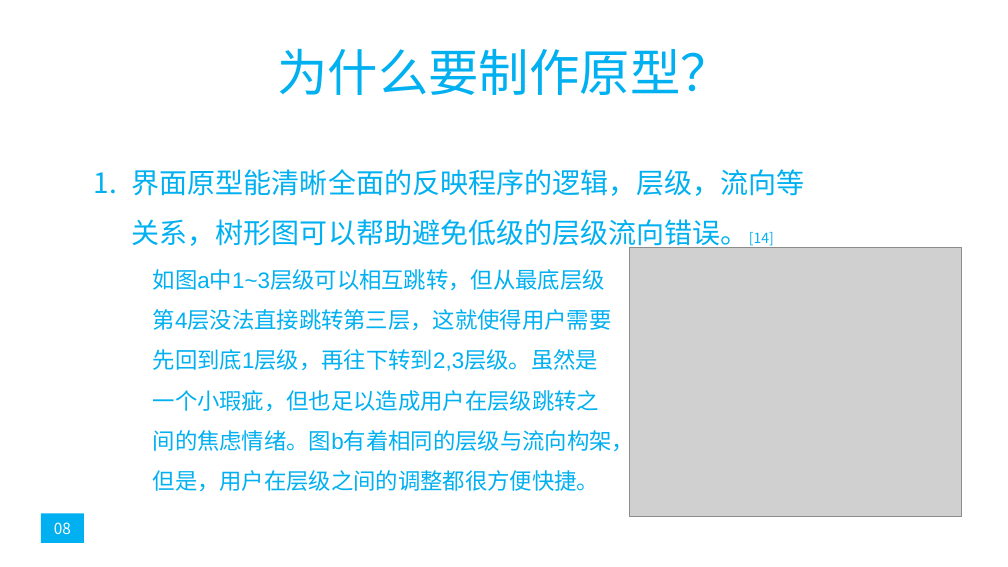
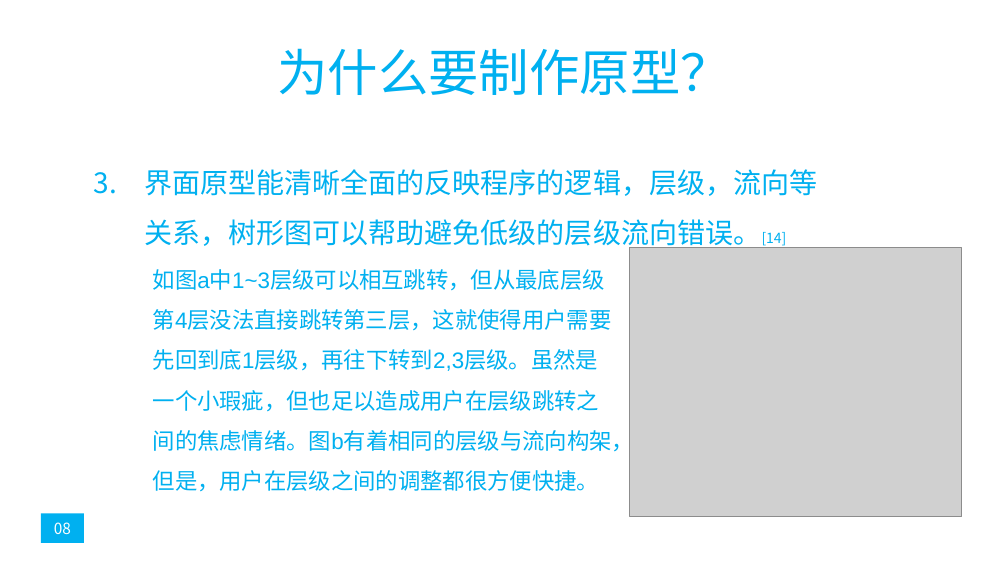
Before and after one commit to popopoi/PRD2018-G07, a slide deck: slide 8 of 非受控文档/翻转课堂PPT/PRD2018-G07-第七周翻转课堂PPT.pptx. Drawn at 1008x567 pixels with LibreOffice and Linux fonts; fonts in the diff are those of the drawing; grey boxes stand for pictures. Boxes give left, top, right and bottom in pixels: in the first picture for what was removed or moved away, otherwise in the second. Text is boxed around its words. In the diff, an @@ line names an element or a change of style, - is before the commit and + after.

```diff
--- a/非受控文档/翻转课堂PPT/PRD2018-G07-第七周翻转课堂PPT.pptx
+++ b/非受控文档/翻转课堂PPT/PRD2018-G07-第七周翻转课堂PPT.pptx
@@ text "界面原型能清晰全面的反映程序的逻辑，层级，流向等关系，树形图可以帮助避免低级的层级流向错误。[14]" at bbox=[144, 169, 817, 251]: indent changed @@
```
Also in this commit, not shown: 5 other slides changed, 4 slides added.
